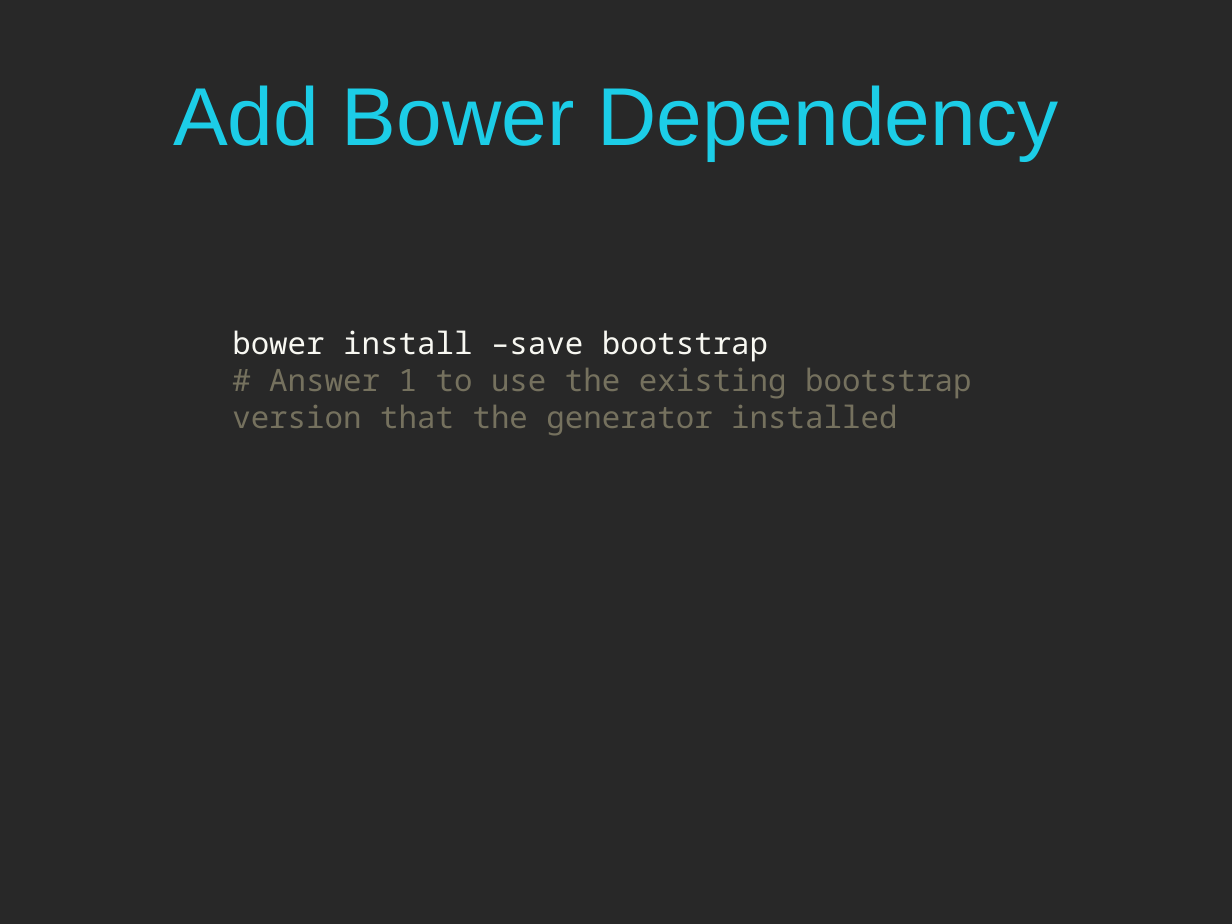
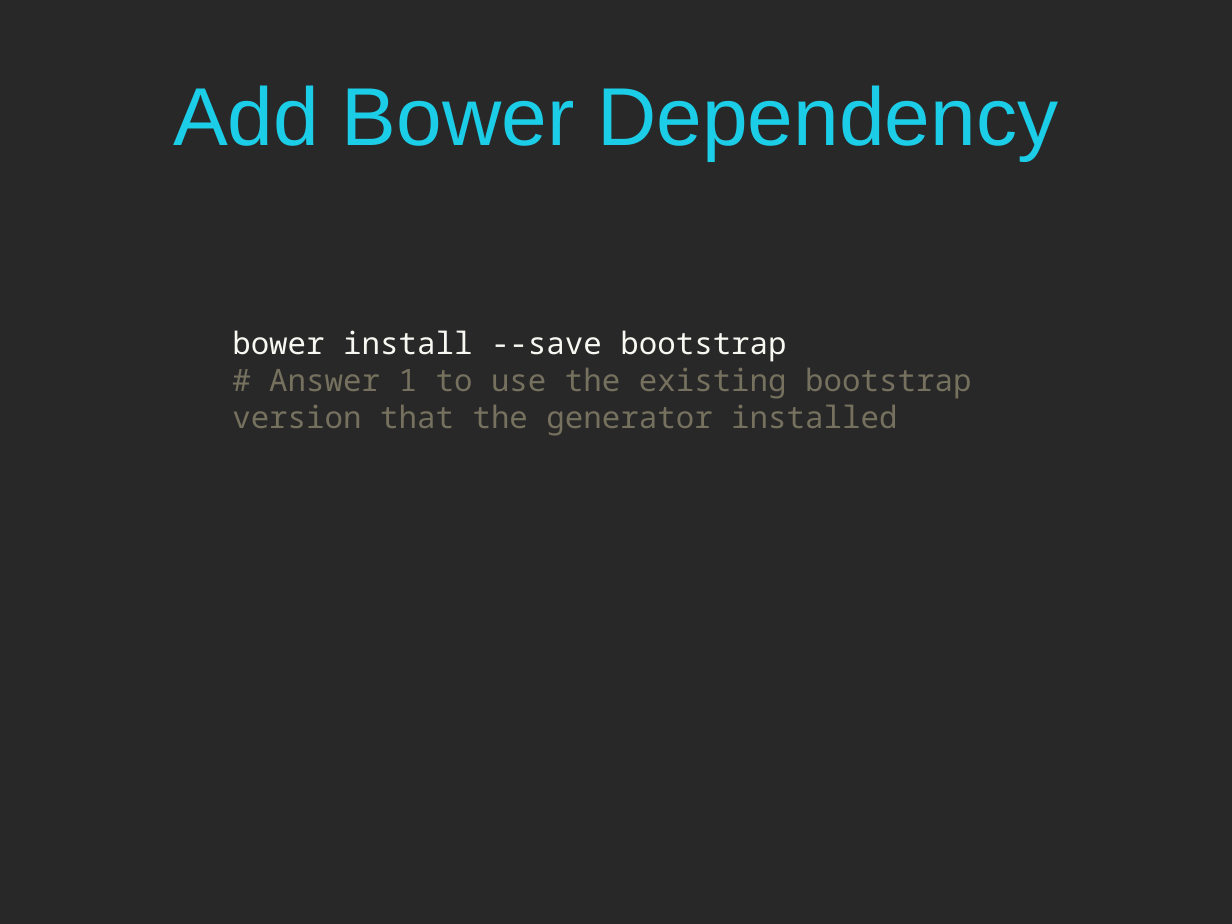
Before and after one commit to pmaccart/ng-bootcamp, a slide deck: slide 28 of slides/ng-bootcamp-day-0.pptx. Drawn at 1232x924 pixels with LibreOffice and Linux fonts; fonts in the diff are those of the drawing. Boxes give left, top, right and bottom in pixels: in the first picture for what was removed or moved away, otherwise in the second. Text is boxed around its words. In the diff, an @@ line names an element or a change of style, - is before the commit and + after.

Commit message:
slide updates

```diff
--- a/slides/ng-bootcamp-day-0.pptx
+++ b/slides/ng-bootcamp-day-0.pptx
@@ text at (232,330,786,362): text changed @@
-bower install –save bootstrap
+bower install --save bootstrap
```
Also in this commit, not shown: 1 other slide changed.
